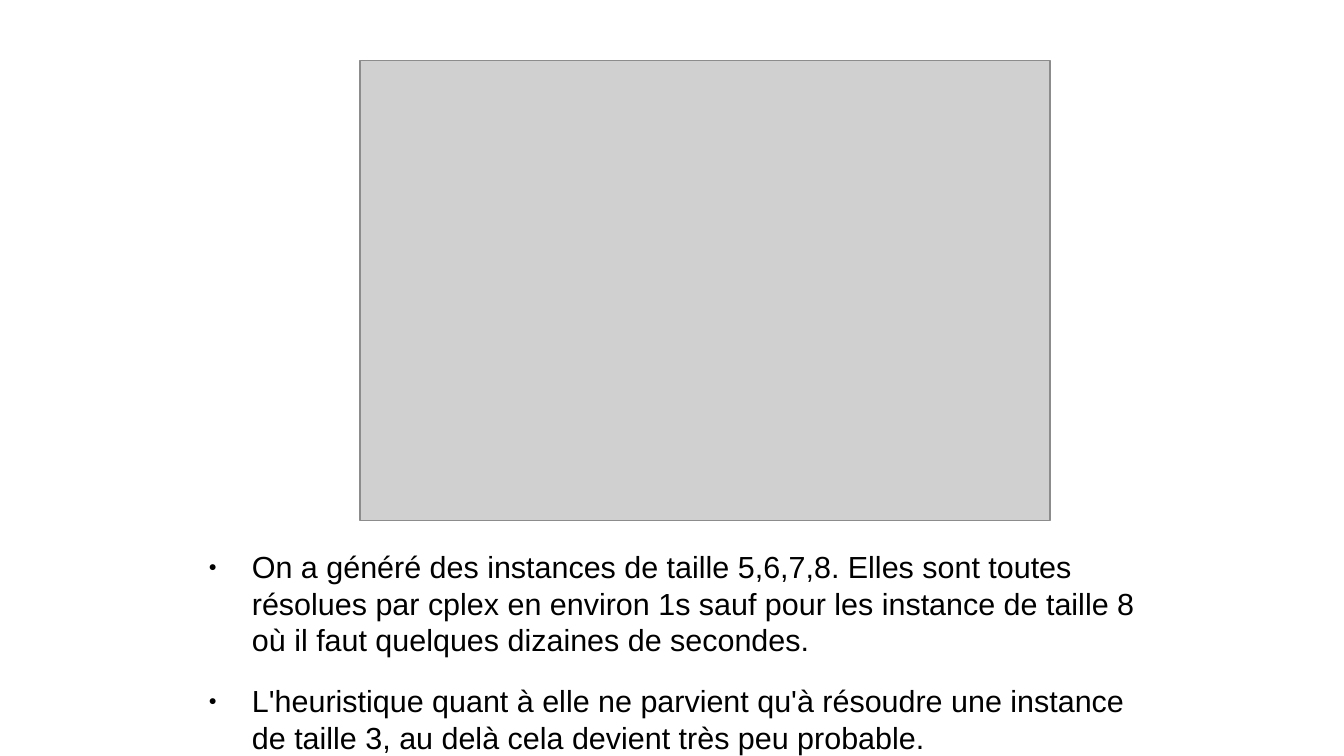
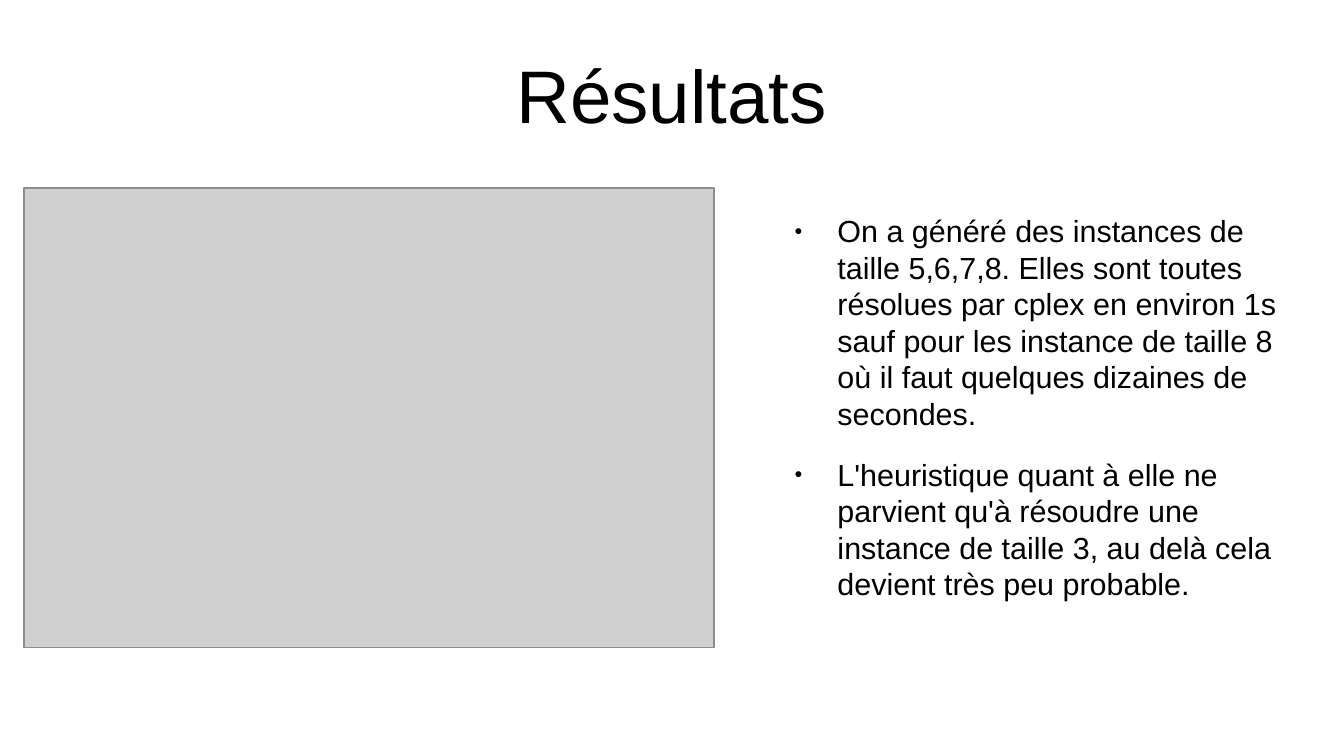
Before and after one commit to JustineDeSousa/Projet_RO203, a slide deck: slide 12 of diapo.odp (slide 10 before the commit). Drawn at 1344x756 pixels with LibreOffice and Linux fonts; fonts in the diff are those of the drawing; grey boxes stand for pictures. Boxes give left, top, right and bottom in pixels: in the first picture for what was removed or moved away, otherwise in the second. Text is boxed around its words. In the diff, an @@ line names an element or a change of style, - is before the commit and + after.

```diff
--- a/diapo.odp
+++ b/diapo.odp
@@ title added at (x1=517, y1=68, x2=827, y2=124), 44 pt, text #000000 @@
+Résultats
@@ picture moved from (x1=360, y1=61, x2=1050, y2=521) to (x1=24, y1=188, x2=715, y2=648) @@
@@ text "On a généré des instances ..." rewrapped from (x1=252, y1=555, x2=1134, y2=755) to (x1=837, y1=219, x2=1276, y2=601) @@
```
Also in this commit, not shown: 3 other slides changed, 2 slides added, 7 other files.
